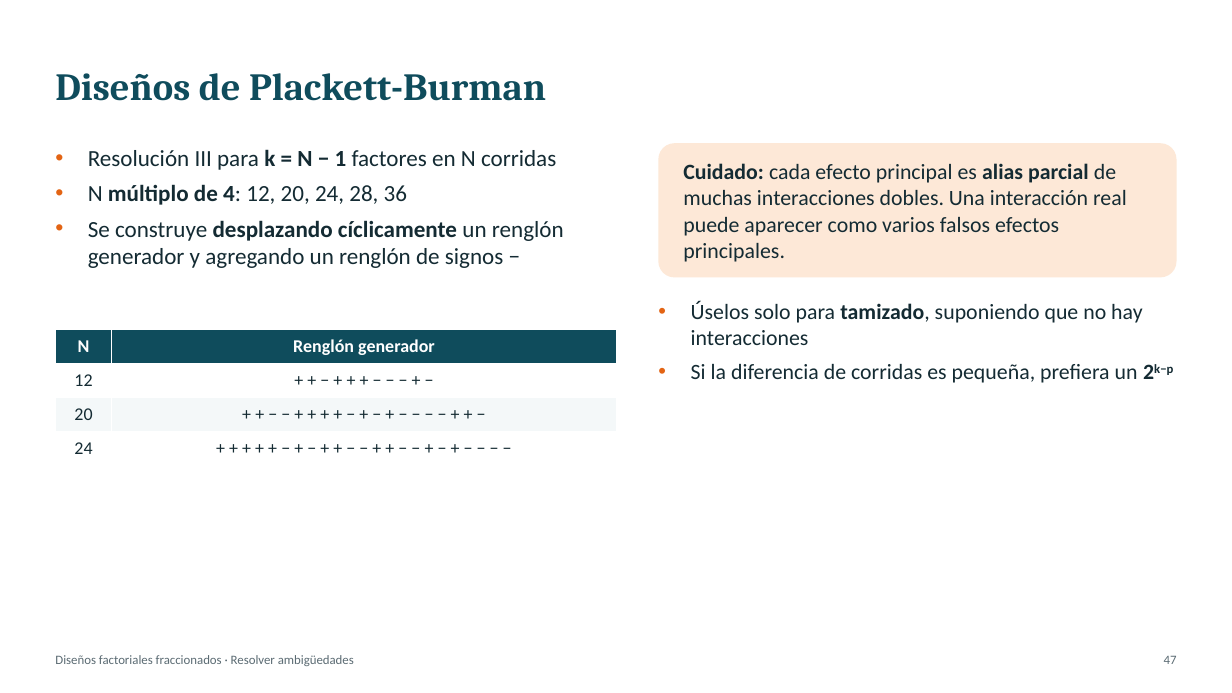
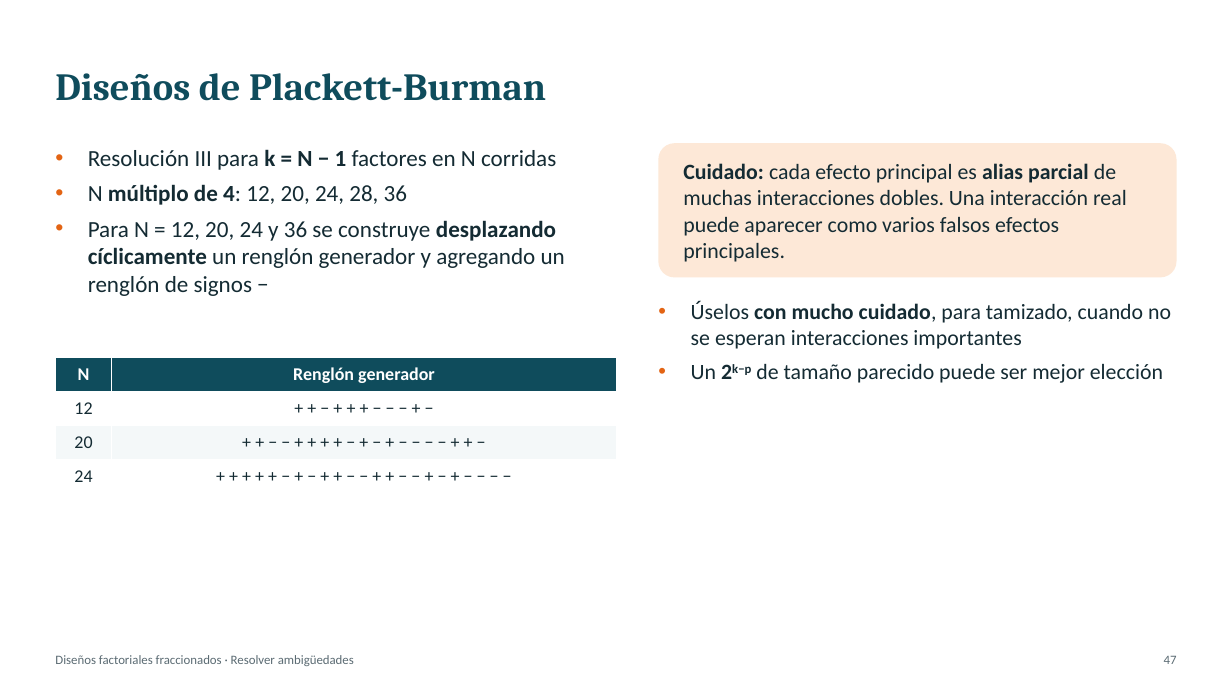
Before and after one commit to Juanes2001/diseno-de-experimentos, a slide deck: slide 47 of exposicion-tema-06/Tema6_Factoriales_Fraccionados.pptx. Drawn at 1232x693 pixels with LibreOffice and Linux fonts; fonts in the diff are those of the drawing. Boxes give left, top, right and bottom in pixels: in the first picture for what was removed or moved away, otherwise in the second. Text is boxed around its words. In the diff, an @@ line names an element or a change of style, - is before the commit and + after.

```diff
--- a/exposicion-tema-06/Tema6_Factoriales_Fraccionados.pptx
+++ b/exposicion-tema-06/Tema6_Factoriales_Fraccionados.pptx
@@ text at (x1=88, y1=220, x2=565, y2=296): text changed @@
-• Se construye desplazando cíclicamente un renglón generador y agregando un renglón de signos −
+• Para N = 12, 20, 24 y 36 se construye desplazando cíclicamente un renglón generador y agregando un renglón de signos −
@@ text at (x1=691, y1=301, x2=1171, y2=383): text changed @@
-• Úselos solo para tamizado, suponiendo que no hay interacciones
-• Si la diferencia de corridas es pequeña, prefiera un 2k−p
+• Úselos con mucho cuidado, para tamizado, cuando no se esperan interacciones importantes
+• Un 2k−p de tamaño parecido puede ser mejor elección
@@ table moved from (x1=55, y1=329, x2=617, y2=465) to (x1=55, y1=358, x2=617, y2=494) @@
```
Also in this commit, not shown: 25 other slides changed, 3 other files.
